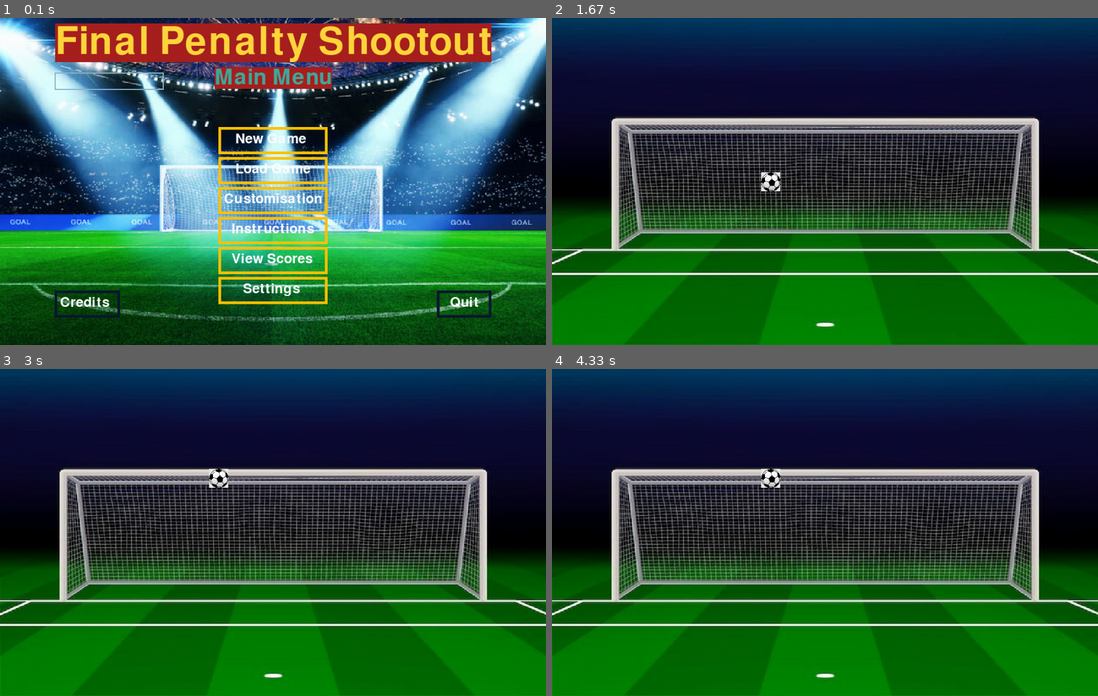
Above: before the commit, frames 1-4 (two rows, left to right).
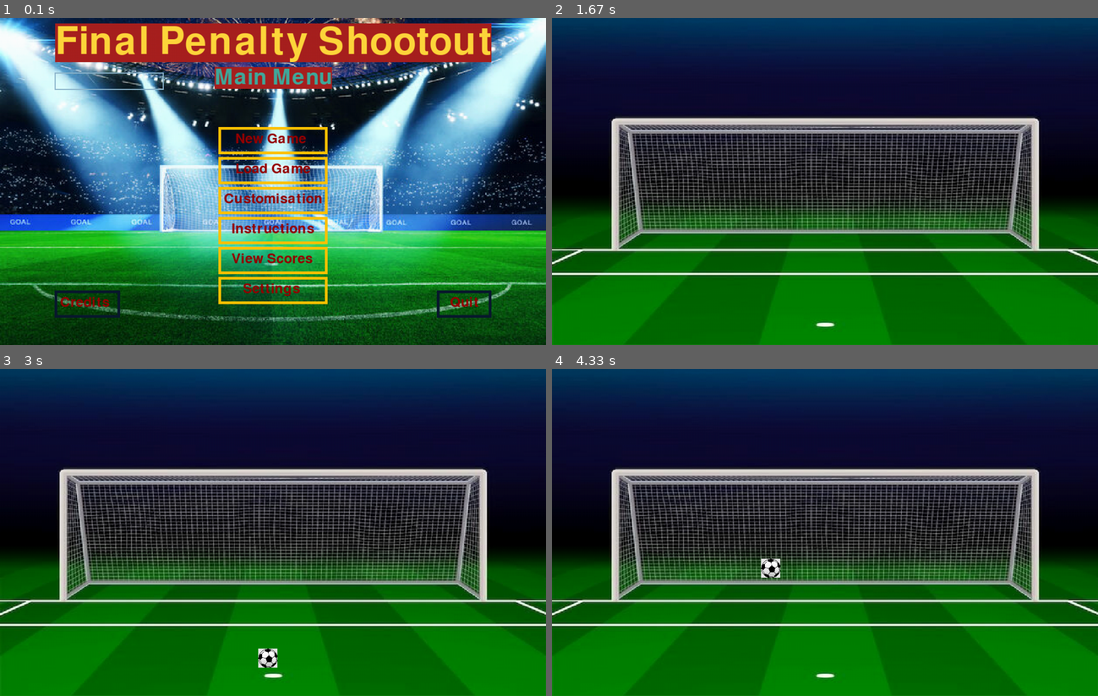
Above: after the commit, the same moments.

Repository: Jahmai-NW/sixth_form_programming
Game: pygame game, started from Football_Solution/project.py
The game is run twice, just before and just after one commit, with the same random seed, the same clock (stepped at 60 frames per second) and the same inputs.
Inputs (mouse positions are in pixels of both pictures, inside the frame that each line leads up to):
- Up to frame 1 (0.1 s): no input
- Up to frame 2 (1.67 s): click "New Game" at 0.38 s; press the mouse at (825, 194) at 0.7 s; move the mouse to (846, 220) at 0.8 s; release the mouse at (863, 250) at 0.93 s; press the mouse at (770, 181) at 1.03 s; move the mouse to (754, 129) at 1.13 s; release the mouse at (737, 73) at 1.27 s
- Up to frame 3 (3 s): press the mouse at (218, 476) at 1.92 s; move the mouse to (191, 454) at 2.02 s; release the mouse at (169, 434) at 2.15 s; press the mouse at (218, 476) at 2.75 s; move the mouse to (349, 516) at 2.85 s; release the mouse at (480, 558) at 2.98 s
- Up to frame 4 (4.33 s): press the mouse at (770, 476) at 3.58 s; move the mouse to (814, 548) at 3.68 s; release the mouse at (857, 624) at 3.82 s

The runs differ from the first frame. In frame 1, 1.8% of the frame differs, in the area x 11-88%, y 35-89%; in frame 2, 0.2%; in frame 3, 0.4%; in frame 4, 0.4%.

Commit message:
to remove background on pngs

Diff:
--- a/Football_Solution/classes.py
+++ b/Football_Solution/classes.py
@@ -1,13 +1,15 @@
 import pygame
 import os
+import time
 
 class Player():
     #private username
     #private HighScore
 
-    def __init__(self, theUsername, theHighScore):
+    def __init__(self, theUsername, theHighScore, theSelectedTeam):
         self.username = theUsername
         self.highScore = theHighScore
+        self.selectedTeam = theSelectedTeam
 
     def setUsername(self, username):
         self.username = username
@@ -20,6 +22,12 @@
 
     def getHighScore(self):
         return self.highScore
+
+    def setSelectedTeam(self, newTeam):
+        self.selectedTeam = newTeam
+
+    def getSelectedTeam(self):
+        return self.selectedTeam
 
 
 
@@ -108,6 +116,9 @@
 
             if self.ballX == self.targetX and self.ballY == self.targetY:
                 self.ballMoving = False
+                time.sleep(0.5) # time delay of ball respawning
+                self.ballX = 500 # Initial x-coordinate of the ball
+                self.ballY = 540 # Initial y-coordinate of the ball
 
 
 class Goalkeeper():
@@ -151,7 +162,7 @@
         else:
             pygame.draw.rect(screen, self.colour, self.rect, width=5)
 
-        text_surf = self.font.render(self.text, True, (255, 255, 255))
+        text_surf = self.font.render(self.text, True, (150, 0, 0))
         screen.blit(text_surf, (self.rect.x + 10, self.rect.y + 10))
 
     def is_clicked(self):
--- a/Football_Solution/project.py
+++ b/Football_Solution/project.py
@@ -1,17 +1,19 @@
 import os
 import pygame
 import classes
-from classes import (Background, ButtonCreation, PenaltyTaker, draw_textbox, handle_textbox_event)
+from classes import (Player, Background, ButtonCreation, PenaltyTaker, draw_textbox, handle_textbox_event)
 
 pygame.init()
 
 screen = pygame.display.set_mode((1000, 600))
 pygame.display.set_caption("Final Penalty Shootout")
 clock = pygame.time.Clock()
+newPlayer = Player(classes.currentUserName, 0, None)
 
 # Backgrounds
 mainMenuBG = Background("Images/main_menu.jpg", 1000, 600)
 penaltyBG = Background("Images/penalty_background.jpg", 1000, 600)
+customisationMenuBG = Background("Images/custMenu.jpg", 1000, 600)
 newGameMenuBG = Background("Images/celebration.jpg", 1000, 600)
 
 # Ball image
@@ -41,7 +43,7 @@
 customisationTitle = customisationFont.render("Customisation", True, (235, 235, 235), (11, 73, 127))
 customisationTitleRect = customisationTitle.get_rect(center=(500, 45))
 
-welcomeFont = pygame.font.Font("freesansbold.ttf", 60)
+welcomeFont = pygame.font.Font("freesansbold.ttf", 45)
 
 # Buttons
 newGameButton = ButtonCreation(400, 200, 200, 50, "   New Game", (255, 195, 0), (0, 128, 128))
@@ -85,7 +87,11 @@
     700, 320, 200, 40, "Team 4", (104, 178, 17), (47, 159, 221)
 )
 
-startGameButton = ButtonCreation(
+penaltyTakerGameButton = ButtonCreation(
+    400, 300, 200, 50, "Start Game", (255, 195, 0), (0, 128, 128)
+)
+
+goalkeeperGameButton = ButtonCreation(
     400, 300, 200, 50, "Start Game", (255, 195, 0), (0, 128, 128)
 )
 
@@ -101,7 +107,7 @@
     )
 
 
-# Drawing functions: each one draws its screen's background and contents.
+# Drawing functions
 
 def draw_main_menu():
     mainMenuBG.render(screen)
@@ -119,12 +125,12 @@
     draw_textbox(screen)
 
 
-def draw_new_game():
+def draw_new_gamePENALTYTAKER():
     # screen.fill((18, 70, 45))
     newGameMenuBG.render(screen)
 
     welcomeMessage = welcomeFont.render(
-        f"Welcome {classes.currentUserName}",
+        f"Welcome {classes.currentUserName}, you play for {newPlayer.selectedTeam}",
         True,
         (235, 235, 235),
         (11, 73, 127),
@@ -132,7 +138,7 @@
     welcomeRect = welcomeMessage.get_rect(center=(500, 100))
     screen.blit(welcomeMessage, welcomeRect)
 
-    startGameButton.draw(screen)
+    penaltyTakerGameButton.draw(screen)
     backtoMainMenuButton.draw(screen)
 
 
@@ -147,7 +153,9 @@
 
 
 def draw_customisation():
-    screen.fill((11, 73, 127))
+    # screen.fill((11, 73, 127))
+    customisationMenuBG.render(screen)
+
     screen.blit(customisationTitle, customisationTitleRect)
 
     team1CustomButton.draw(screen)
@@ -183,7 +191,7 @@
     if current_screen == "main_menu":
         draw_main_menu()
     elif current_screen == "create_new_game":
-        draw_new_game()
+        draw_new_gamePENALTYTAKER()
     elif current_screen == "penalty_shootout":
         draw_penalty_shootout()
     elif current_screen == "customisation":
@@ -229,7 +237,7 @@
                     running = False
 
             elif current_screen == "create_new_game":
-                if clicked(startGameButton, event):
+                if clicked(penaltyTakerGameButton, event):
                     current_screen = "penalty_shootout"
                 elif clicked(backtoMainMenuButton, event):
                     current_screen = "main_menu"
@@ -243,14 +251,22 @@
             elif current_screen == "customisation":
                 if clicked(custbacktoMainMenuButton, event):
                     current_screen = "main_menu"
+
                 elif clicked(team1CustomButton, event):
                     print("Team 1 has been chosen!")
+                    newPlayer.setSelectedTeam("Team 1")
+
                 elif clicked(team2CustomButton, event):
                     print("Team 2 has been chosen!")
+                    newPlayer.setSelectedTeam("Team 2")
+
                 elif clicked(team3CustomButton, event):
                     print("Team 3 has been chosen!")
+                    newPlayer.setSelectedTeam("Team 3")
+
                 elif clicked(team4CustomButton, event):
                     print("Team 4 has been chosen!")
+                    newPlayer.setSelectedTeam("Team 4")
 
             elif current_screen in (
                 "settings",
--- a/Football_Solution/tesssst.py
+++ b/Football_Solution/tesssst.py
@@ -1,68 +1,80 @@
+# --- Libraries --- #
+
+# Import pygame
 import pygame
 
+# INITialize pygame
+
+
 pygame.init()
+# --- Window & Cursor --- #
 
-SCREEN_SIZE = (640, 480)
-SCALE = 8
-screen = pygame.display.set_mode(SCREEN_SIZE)
-pygame.display.set_caption("Goalkeeper Sprite")
+# Open a WINDOW of size [500, 300]
+window=pygame.display.set_mode([500,300])
 
-# Draw at the sprite's native pixel size.
-sprite = pygame.Surface((32, 32), pygame.SRCALPHA)
+# SET_VISIBLE of cursor to False
+pygame.mouse.set_visible(False)
+# Set the variable cursor_size to 10
+cursor_size=10
 
-# Colors
-skin = (233, 173, 120)
-hair = (56, 37, 31)
-green = (22, 131, 74)
-green_light = (32, 168, 93)
-yellow = (243, 213, 41)
-blue = (38, 60, 112)
-dark = (48, 32, 29)
 
-def pixel_rect(x, y, width, height, color):
-    pygame.draw.rect(sprite, color, (x, y, width, height))
+#### ---- MAIN LOOP ---- ####
+running=True
+# Create a variable called running with value True
+while running:
 
-# Hair and face
-pixel_rect(12, 4, 8, 3, hair)
-pixel_rect(11, 6, 2, 3, hair)
-pixel_rect(13, 7, 7, 6, skin)
-pixel_rect(18, 9, 1, 1, dark)
+# Loop while running
 
-# Arms and gloves
-pixel_rect(8, 13, 3, 3, green)
-pixel_rect(5, 11, 4, 3, skin)
-pixel_rect(2, 9, 4, 4, yellow)
-pixel_rect(21, 13, 3, 3, green)
-pixel_rect(23, 11, 4, 3, skin)
-pixel_rect(26, 9, 4, 4, yellow)
 
-# Jersey
-pixel_rect(11, 13, 10, 7, green)
-pixel_rect(14, 13, 4, 7, green_light)
-pixel_rect(15, 14, 2, 2, yellow)
 
-# Shorts and legs
-pixel_rect(11, 20, 10, 4, blue)
-pixel_rect(12, 24, 3, 4, skin)
-pixel_rect(18, 24, 3, 4, skin)
-pixel_rect(10, 28, 6, 2, dark)
-pixel_rect(17, 28, 6, 2, dark)
+    # --- Event Loop --- #
 
-# Scale up without blurring the pixel art.
-big_sprite = pygame.transform.scale(sprite, (32 * SCALE, 32 * SCALE))
-sprite_rect = big_sprite.get_rect(center=(SCREEN_SIZE[0] // 2, SCREEN_SIZE[1] // 2))
+    # Create an EVENT LOOP
+    for event in pygame.event.get():
 
-clock = pygame.time.Clock()
-running = True
+        # Check for the QUIT event
+        if event.type==pygame.QUIT:
+            running=False
 
-while running:
-    for event in pygame.event.get():
-        if event.type == pygame.QUIT:
-            running = False
+            # Set running to False
+            # ---> TEST AFTER THIS LINE <--- #
 
-    screen.fill((70, 150, 80))
-    screen.blit(big_sprite, sprite_rect)
+
+
+        # --- The cursor increases size while clicking --- #
+
+        # Check if the event TYPE is MOUSEBUTTONDOWN
+
+        if event.type==pygame.MOUSEBUTTONDOWN:
+            cursor_size=20
+            # Set cursor_size to 20
+            # ---> TEST AFTER THIS LINE <--- #
+
+
+        # Otherwise if the event TYPE is MOUSEBUTTONUP
+        elif event.type==pygame.MOUSEBUTTONUP:
+            cursor_size=10
+
+
+
+
+    # GET_POSition of mouse and store it in x, y
+    x,y=pygame.mouse.get_pos()
+    # ---> TEST AFTER THIS LINE <--- #
+
+
+
+    # --- Draw --- #
+
+    # FILL the window with WHITE
+    window.fill((215,158,222))
+
+
+    # Draw a CIRCLE of any COLOR at position (x, y)
+    # with cursor_size
+    pygame.draw.circle(window,(255,255,255),(x,y),cursor_size,10)
+
+
+    # FLIP the display
     pygame.display.flip()
-    clock.tick(60)
-
-pygame.quit()
+    # ---> TEST AFTER THIS LINE <--- #
Binary file changed: Football_Solution/Images/custMenu.jpg
